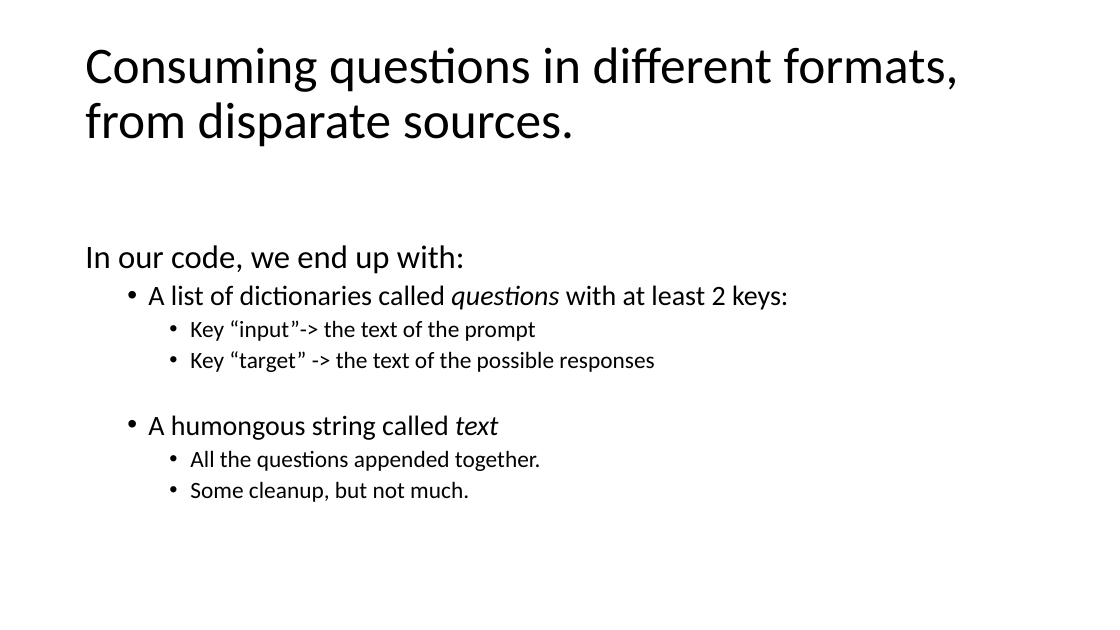
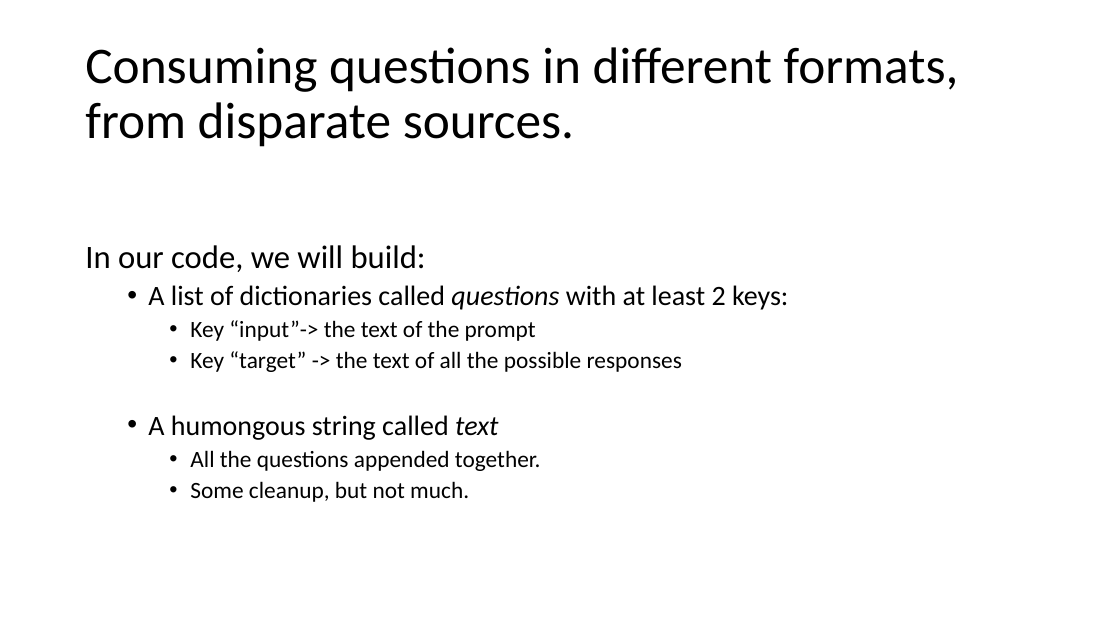
Before and after one commit to nicomp42/CCSCMW2024, a slide deck: slide 16 of CCSC-MW Fall 2024 Conference Tutorial.pptx. Drawn at 1120x630 pixels with LibreOffice and Linux fonts; fonts in the diff are those of the drawing. Boxes give left, top, right and bottom in pixels: in the first picture for what was removed or moved away, otherwise in the second. Text is boxed around its words. In the diff, an @@ line names an element or a change of style, - is before the commit and + after.

```diff
--- a/CCSC-MW Fall 2024 Conference Tutorial.pptx
+++ b/CCSC-MW Fall 2024 Conference Tutorial.pptx
@@ text at box(85, 245, 426, 272): text changed @@
-In our code, we end up with:
+In our code, we will build:
@@ text at box(190, 351, 682, 372): text changed @@
-    • Key “target” -> the text of the possible responses
+    • Key “target” -> the text of all the possible responses
```
Also in this commit, not shown: 4 other slides changed, 1 slide removed, 42 other files.
